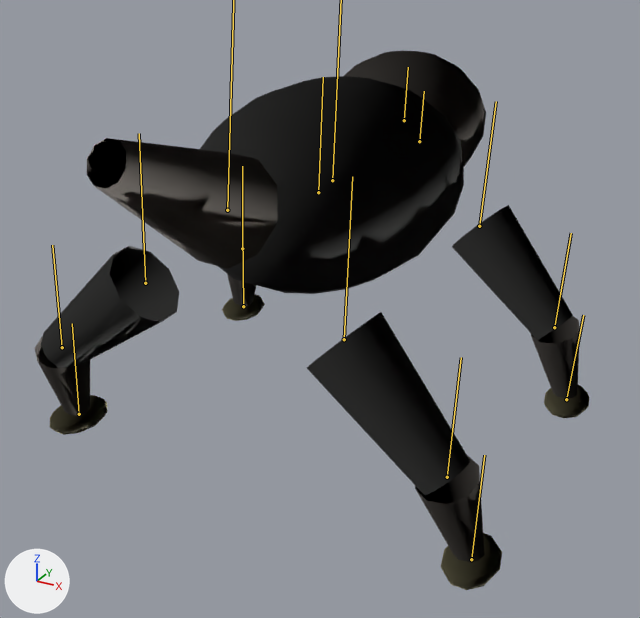
Before and after pictures for a commit that changed the glTF model assets/shared/creature-wolf.glb.
Camera for both pictures: a camera (50 mm lens) standing at (1.16, -2.19, 1.58) and looking at (0.03, -0.13, 0.55). The axes (+X, +Y, +Z) are drawn at lower left. The lights are the same throughout. The first picture is the older version. Both versions are drawn at frame 10 of the action 'SKILL_PREPARE'; the numbers are the values there. The bones that change, and the others that lie on the model, are drawn over the model as lines.

Names of what the first picture shows: 'SkinnedCreature'.
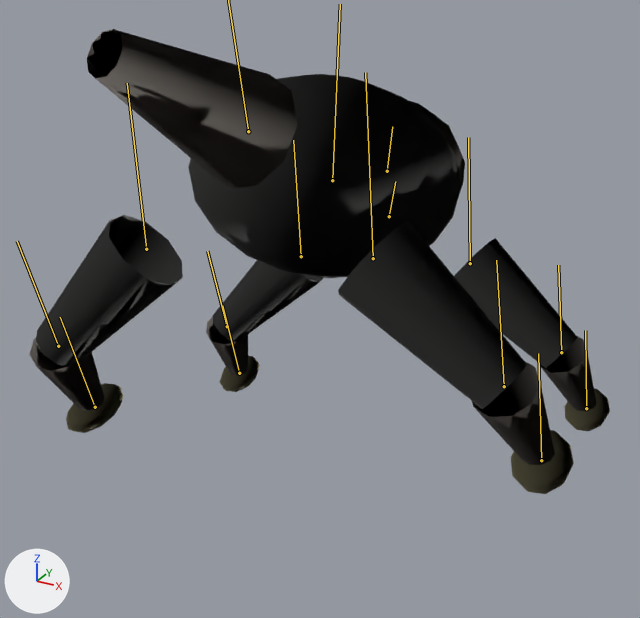
Pixel boxes (x1, y1, x2, y2) of what changed, in the pictures (640 x 618 px):
'SkinnedCreature', posed (14% shorter)
    before: (34, 51, 589, 590)
    after: (30, 29, 610, 494)
bone 'Head', root to tip
    before: (404, 120) to (408, 67)
    after: (387, 171) to (392, 126)
bone 'Jaw', root to tip
    before: (419, 141) to (424, 91)
    after: (389, 216) to (395, 181)
bone 'Leg0L', root to tip
    before: (318, 192) to (323, 77)
    after: (301, 256) to (293, 140)
bone 'Leg0LKnee', root to tip
    before: (242, 248) to (242, 166)
    after: (227, 326) to (207, 251)
bone 'Leg0R', root to tip
    before: (479, 226) to (496, 101)
    after: (470, 263) to (468, 137)
bone 'Leg0RKnee', root to tip
    before: (554, 327) to (571, 233)
    after: (561, 352) to (558, 265)
bone 'Leg1L', root to tip
    before: (145, 283) to (139, 133)
    after: (146, 249) to (127, 83)
bone 'Leg1LKnee', root to tip
    before: (62, 347) to (52, 245)
    after: (58, 346) to (17, 241)
bone 'Leg1R', root to tip
    before: (344, 339) to (352, 176)
    after: (373, 258) to (365, 72)
bone 'Leg1RKnee', root to tip
    before: (447, 477) to (461, 357)
    after: (504, 386) to (496, 260)

What the commit changed:
Bone 'Torso' (bone_torso) turns from (0, 0, -3) to (-19, 7, 6) degrees about its own x, y and z.
Bone 'Head' (bone_head) turns from (1, -2, 0) to (-24, 10, 0) degrees about its own x, y and z.
Bone 'Jaw' (bone_jaw) turns from (0, 1, 0) to (-17, 0, 0) degrees about its own x, y and z.
Bone 'Tail' (bone_tail) turns from (-3, -2, 0) to (12, -12, 4) degrees about its own x, y and z.
Bone 'Leg0L' (bone_leg0l) turns from (1, 1, 0) to (15, 1, 0) degrees about its own x, y and z.
Bone 'Leg0LKnee' (bone_leg0lknee) turns from (0, 0, 0) to (16, 0, 0) degrees about its own x, y and z.
Bone 'Leg0R' (bone_leg0r) turns from (-1, -1, 0) to (14, -1, 0) degrees about its own x, y and z.
Bone 'Leg0RKnee' (bone_leg0rknee) turns from (0, 0, 0) to (17, 0, 0) degrees about its own x, y and z.
Bone 'Leg1L' (bone_leg1l) turns from (-1, -1, 0) to (14, -1, 0) degrees about its own x, y and z.
Bone 'Leg1LKnee' (bone_leg1lknee) turns from (0, 0, 0) to (17, 0, 0) degrees about its own x, y and z.
Bone 'Leg1R' (bone_leg1r) turns from (1, 1, 0) to (15, 1, 0) degrees about its own x, y and z.
Bone 'Leg1RKnee' (bone_leg1rknee) turns from (0, 0, 0) to (16, 0, 0) degrees about its own x, y and z.
